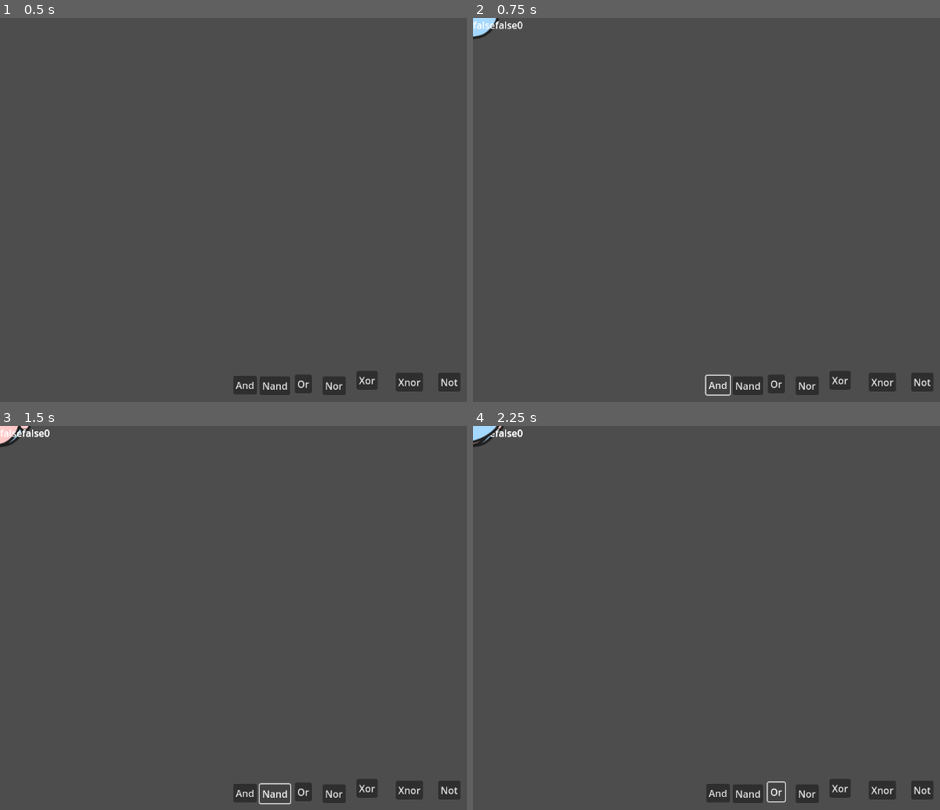
Above: before the commit, frames 1-4 (two rows, left to right).
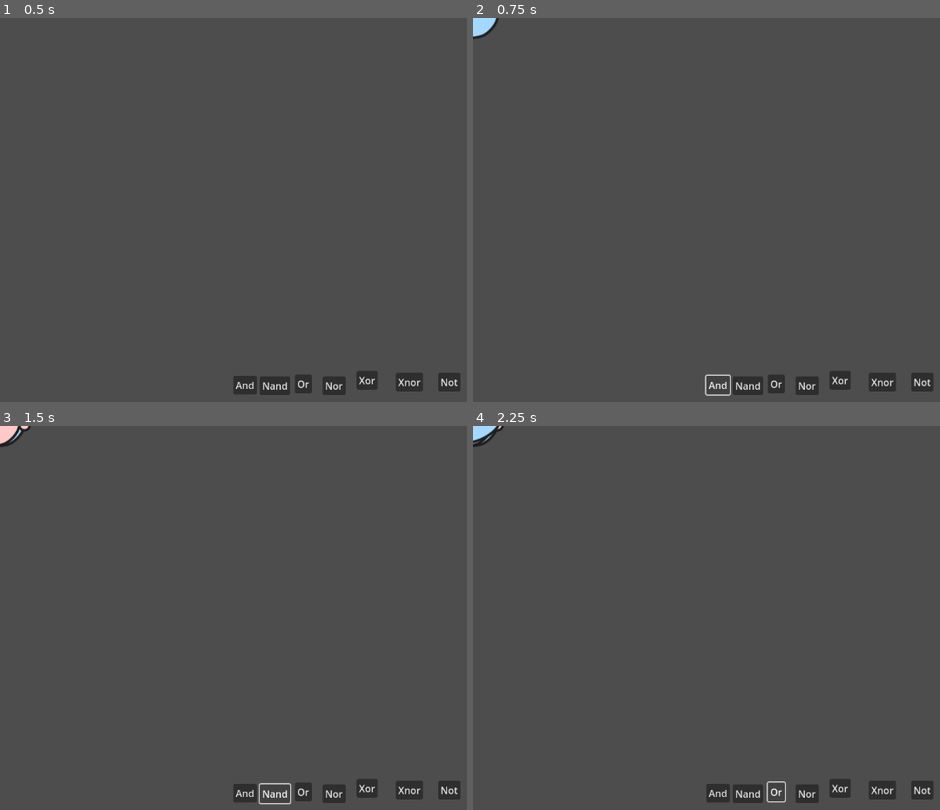
Above: after the commit, the same moments.

Repository: sininen-blue/logic-gate-game
Game: Godot game, scene res://main.tscn
Two runs of this game, one before a commit and one after it. Both use one fixed random seed, a clock stepped at 60 frames per second and the inputs below.
Inputs:
- Up to frame 1 (0.5 s): no input
- Up to frame 2 (0.75 s): click "And" at 0.5 s
- Up to frame 3 (1.5 s): click "Nand" at 1.25 s
- Up to frame 4 (2.25 s): click "Or" at 2 s

Frame 1 is identical in both runs. In frame 2, 0.1% of the frame differs, in the area x 0-11%, y 0-3%; in frame 3, 0.1%; in frame 4, less than 0.1%.
Error before the commit: Invalid assignment of property or key 'text' with value of type 'String' on a base object of type 'null instance'. (res://gates/input_area.gd:37)

Commit message:
feature: connections now work

Diff:
--- a/gates/gate_scenes/and_gate.tscn
+++ b/gates/gate_scenes/and_gate.tscn
@@ -1,5 +1,6 @@
-[gd_scene load_steps=7 format=3 uid="uid://c5qlhvya4xd5v"]
+[gd_scene load_steps=8 format=3 uid="uid://c5qlhvya4xd5v"]
 
+[ext_resource type="Script" path="res://gates/gate_scenes/gate_variables.gd" id="1_4kq5i"]
 [ext_resource type="PackedScene" uid="uid://bvh24svr303g1" path="res://gates/draggable.tscn" id="1_syx0w"]
 [ext_resource type="Texture2D" uid="uid://dos22tbxndw5a" path="res://assets/and.png" id="2_hdlb4"]
 [ext_resource type="PackedScene" uid="uid://br4426jago14n" path="res://gates/deletable.tscn" id="2_ub82l"]
@@ -10,6 +11,7 @@
 size = Vector2(108, 82)
 
 [node name="AndGate" type="Area2D" groups=["gates"]]
+script = ExtResource("1_4kq5i")
 
 [node name="Draggable" parent="." instance=ExtResource("1_syx0w")]
 
@@ -27,7 +29,3 @@
 
 [node name="OutputArea" parent="." instance=ExtResource("4_8uoy4")]
 position = Vector2(85, 0)
-
-[node name="Label" type="Label" parent="."]
-offset_right = 40.0
-offset_bottom = 23.0
--- /dev/null
+++ b/gates/gate_scenes/gate_variables.gd
@@ -0,0 +1,4 @@
+extends Area2D
+
+@onready var input_area: Area2D = $InputArea
+@onready var output_area: Area2D = $OutputArea
--- a/gates/gate_scenes/nand_gate.tscn
+++ b/gates/gate_scenes/nand_gate.tscn
@@ -1,6 +1,7 @@
-[gd_scene load_steps=6 format=3 uid="uid://drvv5hmhf18c4"]
+[gd_scene load_steps=7 format=3 uid="uid://drvv5hmhf18c4"]
 
 [ext_resource type="PackedScene" uid="uid://bvh24svr303g1" path="res://gates/draggable.tscn" id="1_1vixa"]
+[ext_resource type="Script" path="res://gates/gate_scenes/gate_variables.gd" id="1_5ku27"]
 [ext_resource type="Texture2D" uid="uid://c17a1jr2ale75" path="res://assets/nand.png" id="2_ps7kv"]
 [ext_resource type="PackedScene" uid="uid://wwlufhgwhth4" path="res://gates/input_area.tscn" id="3_y3png"]
 [ext_resource type="PackedScene" uid="uid://b10g0m66gwypw" path="res://gates/output_area.tscn" id="4_8q66j"]
@@ -9,6 +10,7 @@
 size = Vector2(108, 82)
 
 [node name="NandGate" type="Area2D" groups=["gates"]]
+script = ExtResource("1_5ku27")
 
 [node name="Draggable" parent="." instance=ExtResource("1_1vixa")]
 
@@ -24,7 +26,3 @@
 
 [node name="OutputArea" parent="." instance=ExtResource("4_8q66j")]
 position = Vector2(85, 0)
-
-[node name="Label" type="Label" parent="."]
-offset_right = 40.0
-offset_bottom = 23.0
--- a/gates/gate_scenes/nor_gate.tscn
+++ b/gates/gate_scenes/nor_gate.tscn
@@ -1,6 +1,7 @@
-[gd_scene load_steps=6 format=3 uid="uid://duilxkf42ilmt"]
+[gd_scene load_steps=7 format=3 uid="uid://duilxkf42ilmt"]
 
 [ext_resource type="PackedScene" uid="uid://bvh24svr303g1" path="res://gates/draggable.tscn" id="1_oo7pi"]
+[ext_resource type="Script" path="res://gates/gate_scenes/gate_variables.gd" id="1_rsoqg"]
 [ext_resource type="Texture2D" uid="uid://bygqrri866v4p" path="res://assets/nor.png" id="2_trdnk"]
 [ext_resource type="PackedScene" uid="uid://wwlufhgwhth4" path="res://gates/input_area.tscn" id="3_m645b"]
 [ext_resource type="PackedScene" uid="uid://b10g0m66gwypw" path="res://gates/output_area.tscn" id="4_ql84x"]
@@ -9,6 +10,7 @@
 size = Vector2(108, 82)
 
 [node name="NorGate" type="Area2D" groups=["gates"]]
+script = ExtResource("1_rsoqg")
 
 [node name="Draggable" parent="." instance=ExtResource("1_oo7pi")]
 
--- a/gates/gate_scenes/not_gate.tscn
+++ b/gates/gate_scenes/not_gate.tscn
@@ -1,6 +1,7 @@
-[gd_scene load_steps=6 format=3 uid="uid://bqfvhr5nlejr2"]
+[gd_scene load_steps=7 format=3 uid="uid://bqfvhr5nlejr2"]
 
 [ext_resource type="Texture2D" uid="uid://bvc2dw1of1vea" path="res://assets/not.png" id="1_6htsw"]
+[ext_resource type="Script" path="res://gates/gate_scenes/gate_variables.gd" id="1_mdk2r"]
 [ext_resource type="PackedScene" uid="uid://wwlufhgwhth4" path="res://gates/input_area.tscn" id="2_2sol2"]
 [ext_resource type="PackedScene" uid="uid://bvh24svr303g1" path="res://gates/draggable.tscn" id="2_ynals"]
 [ext_resource type="PackedScene" uid="uid://b10g0m66gwypw" path="res://gates/output_area.tscn" id="3_b8ej2"]
@@ -9,6 +10,7 @@
 size = Vector2(108, 82)
 
 [node name="NotGate" type="Area2D" groups=["gates"]]
+script = ExtResource("1_mdk2r")
 
 [node name="Draggable" parent="." instance=ExtResource("2_ynals")]
 
--- a/gates/gate_scenes/or_gate.tscn
+++ b/gates/gate_scenes/or_gate.tscn
@@ -1,6 +1,7 @@
-[gd_scene load_steps=6 format=3 uid="uid://trfyab33tjl1"]
+[gd_scene load_steps=7 format=3 uid="uid://trfyab33tjl1"]
 
 [ext_resource type="PackedScene" uid="uid://bvh24svr303g1" path="res://gates/draggable.tscn" id="1_3c161"]
+[ext_resource type="Script" path="res://gates/gate_scenes/gate_variables.gd" id="1_met08"]
 [ext_resource type="Texture2D" uid="uid://bsyq6wetgnk8s" path="res://assets/or.png" id="2_jqhxq"]
 [ext_resource type="PackedScene" uid="uid://wwlufhgwhth4" path="res://gates/input_area.tscn" id="3_wuhf6"]
 [ext_resource type="PackedScene" uid="uid://b10g0m66gwypw" path="res://gates/output_area.tscn" id="4_68nn6"]
@@ -9,6 +10,7 @@
 size = Vector2(108, 82)
 
 [node name="OrGate" type="Area2D" groups=["gates"]]
+script = ExtResource("1_met08")
 
 [node name="Draggable" parent="." instance=ExtResource("1_3c161")]
 
--- a/gates/gate_scenes/xnor_gate.tscn
+++ b/gates/gate_scenes/xnor_gate.tscn
@@ -1,5 +1,6 @@
-[gd_scene load_steps=6 format=3 uid="uid://drlawv7vh62fi"]
+[gd_scene load_steps=7 format=3 uid="uid://drlawv7vh62fi"]
 
+[ext_resource type="Script" path="res://gates/gate_scenes/gate_variables.gd" id="1_6s8mf"]
 [ext_resource type="PackedScene" uid="uid://bvh24svr303g1" path="res://gates/draggable.tscn" id="1_kop1x"]
 [ext_resource type="Texture2D" uid="uid://d0gu0jnphk16h" path="res://assets/xnor.png" id="2_q4dp1"]
 [ext_resource type="PackedScene" uid="uid://wwlufhgwhth4" path="res://gates/input_area.tscn" id="3_smmoq"]
@@ -9,6 +10,7 @@
 size = Vector2(108, 82)
 
 [node name="XnorGate" type="Area2D" groups=["gates"]]
+script = ExtResource("1_6s8mf")
 
 [node name="Draggable" parent="." instance=ExtResource("1_kop1x")]
 
--- a/gates/gate_scenes/xor_gate.tscn
+++ b/gates/gate_scenes/xor_gate.tscn
@@ -1,5 +1,6 @@
-[gd_scene load_steps=6 format=3 uid="uid://dns64jmleevqq"]
+[gd_scene load_steps=7 format=3 uid="uid://dns64jmleevqq"]
 
+[ext_resource type="Script" path="res://gates/gate_scenes/gate_variables.gd" id="1_3kpf4"]
 [ext_resource type="PackedScene" uid="uid://bvh24svr303g1" path="res://gates/draggable.tscn" id="1_iiovn"]
 [ext_resource type="Texture2D" uid="uid://d4dlbefajnb4t" path="res://assets/xor.png" id="2_fowqt"]
 [ext_resource type="PackedScene" uid="uid://wwlufhgwhth4" path="res://gates/input_area.tscn" id="3_1gjs6"]
@@ -9,6 +10,7 @@
 size = Vector2(108, 82)
 
 [node name="XorGate" type="Area2D" groups=["gates"]]
+script = ExtResource("1_3kpf4")
 
 [node name="Draggable" parent="." instance=ExtResource("1_iiovn")]
 
--- a/gates/input_area.gd
+++ b/gates/input_area.gd
@@ -15,7 +15,7 @@
 # if not released over an output
 # stop creating a connection
 
-signal connection_start(source)
+signal connection_start(source, type)
 signal connection_stop(source)
 
 var hovering : bool = false
@@ -34,11 +34,9 @@
 
 
 func _process(_delta: float) -> void:
-	$"../Label".text = str(hovering, connecting, main.state)
-
 	if hovering:
 		if Input.is_action_just_pressed("left_click") and main.state == 0:
-			connection_start.emit(parent)
+			connection_start.emit(parent, "input")
 			connecting = true
 
 	if connecting:
--- a/gates/output_area.gd
+++ b/gates/output_area.gd
@@ -1,19 +1,53 @@
 extends Area2D
 
-#signal output_hover(source)
-#signal output_unhover(source)
-#
-#@onready var main : Node2D = get_parent().get_parent()
-#
-#func _ready() -> void:
-	#self.mouse_entered.connect(_on_mouse_entered)
-	#self.mouse_exited.connect(_on_mouse_exited)
-	#
-	#self.output_hover.connect(main._on_output_hover)
-	#self.output_unhover.connect(main._on_output_unhover)
-#
-#func _on_mouse_entered() -> void:
-	#output_hover.emit(self)
-#
-#func _on_mouse_exited() -> void:
-	#output_unhover.emit(self)
+
+# if left click start creating a connection with the start point being
+# the gate item associated with the parent node, gate A
+
+# if released over an output, create a connection to gate B
+# this means get the gate B gate item and put it into the connection item
+# Then append that to the connections list of main
+
+# this way we can delete the connection flatly
+# or if we delete one of the gates, just delete the connection without deleting
+# the other gate
+
+# if not released over an output
+# stop creating a connection
+
+signal connection_start(source, type)
+signal connection_stop(source)
+
+var hovering : bool = false
+var connecting : bool = false
+
+@onready var parent : Area2D = get_parent()
+@onready var main : Node2D = get_parent().get_parent()
+
+
+func _ready() -> void:
+	self.mouse_entered.connect(_on_mouse_entered)
+	self.mouse_exited.connect(_on_mouse_exited)
+
+	self.connection_start.connect(main._on_connection_start)
+	self.connection_stop.connect(main._on_connection_stop)
+
+
+func _process(_delta: float) -> void:
+	if hovering:
+		if Input.is_action_just_pressed("left_click") and main.state == 0:
+			connection_start.emit(parent, "output")
+			connecting = true
+
+	if connecting:
+		# generate temp line here
+
+		if Input.is_action_just_released("left_click"):
+			connection_stop.emit(parent)
+			connecting = false
+
+func _on_mouse_entered() -> void:
+	hovering = true
+
+func _on_mouse_exited() -> void:
+	hovering = false
--- a/globals/grab_variables.gd
+++ b/globals/grab_variables.gd
@@ -7,6 +7,7 @@
 
 var connections : Array[Connection]
 class Connection:
+	var line : Line2D
 	var start : Gate
 	var end : Gate
 	var value : bool
@@ -80,13 +81,20 @@
 	state = IDLE
 
 var new_connection : Connection
-func _on_connection_start(source : Area2D):
+func _on_connection_start(source : Area2D, type : String):
 	state = CREATING_CONNECTION
 
 	new_connection = Connection.new()
+	var source_gate : Gate
 	for gate in gates:
 		if gate.node == source:
-			new_connection.start = gate
+			source_gate = gate
+
+	if type == "output":
+		new_connection.start = source_gate
+	if type == "input":
+		new_connection.end = source_gate
+
 
 func _on_connection_stop(source : Area2D):
 	state = IDLE
@@ -97,28 +105,49 @@
 	# check if the area under the mouse position is an input
 	var areas = mouse_area.get_overlapping_areas()
 	for area in areas:
-		# check if start is an input or not
-		# since the start will always be an input
-		# I can just check if it's an input or now once
-		# I do the output area programming
-		# that or just throw another variable to null
-		# will havea weird issue with simulation though
-		if area.is_in_group("inputs") and area.parent != source:
-			for gate in gates:
-				if gate.node == area.parent:
-					new_connection.end = gate
-
-			connections.append(new_connection)
-			new_connection = null
+
+		# if connection started with an output
+		if new_connection.end == null:
+			if area.is_in_group("inputs") and area.parent != source:
+				for gate in gates:
+					if gate.node == area.parent:
+						new_connection.end = gate
+
+				new_connection.line = Line2D.new()
+				new_connection.line.add_point(Vector2.ZERO)
+				new_connection.line.add_point(Vector2.ZERO)
+				add_child(new_connection.line)
+
+				connections.append(new_connection)
+				new_connection = null
+				break
+
+		# if connection started with an input
+		if new_connection.start == null:
+			if area.is_in_group("outputs") and area.parent != source:
+				for gate in gates:
+					if gate.node == area.parent:
+						new_connection.start = gate
+
+				# probably change this line2d at some point
+				new_connection.line = Line2D.new()
+				new_connection.line.add_point(Vector2.ZERO)
+				new_connection.line.add_point(Vector2.ZERO)
+				add_child(new_connection.line)
+
+				connections.append(new_connection)
+				new_connection = null
+				break
 
 
 func _process(_delta: float) -> void:
 	mouse_area.global_position = get_global_mouse_position()
 
-	# debug line
+
 	if connections.is_empty() == false:
-		$Line2D.set_point_position(0, connections[0].start.node.global_position)
-		$Line2D.set_point_position(1, connections[0].end.node.global_position)
+		for connection in connections:
+			connection.line.set_point_position(0, connection.start.node.output_area.global_position)
+			connection.line.set_point_position(1, connection.end.node.input_area.global_position)
 
 	match state:
 		IDLE:
--- a/project.godot
+++ b/project.godot
@@ -14,10 +14,6 @@
 run/main_scene="res://main.tscn"
 config/features=PackedStringArray("4.3", "Forward Plus")
 config/icon="res://icon.svg"
-
-[debug]
-
-gdscript/warnings/untyped_declaration=1
 
 [global_group]
 
